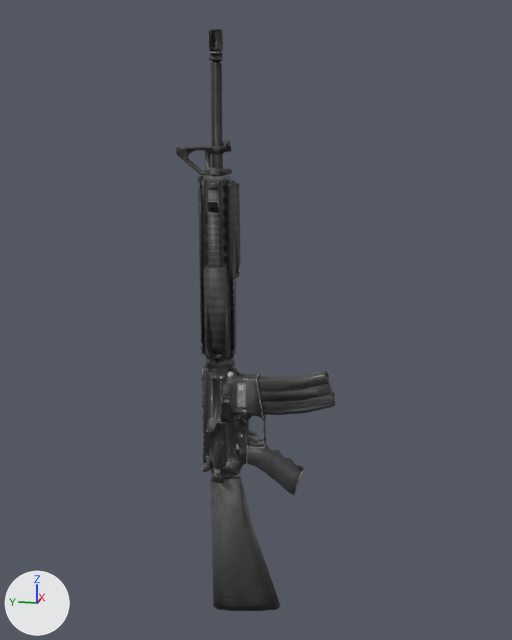
The FBX model HFO/Contents/mods/HFO/media/models_X/weapons/firearm/AssaultRifle.fbx: old version first, new version second.
Both versions are drawn from a 50 mm lens placed at (-0.0069, -0.00153, 0.0036), pointed at (0.00001, -0.00015, 0.00187). Lighting does not change. The marker at lower left points along +X, +Y and +Z. Where no turn or scale is listed for an object, it has been applied to the vertices.

In view in the first picture: 'AssaultRifle'.
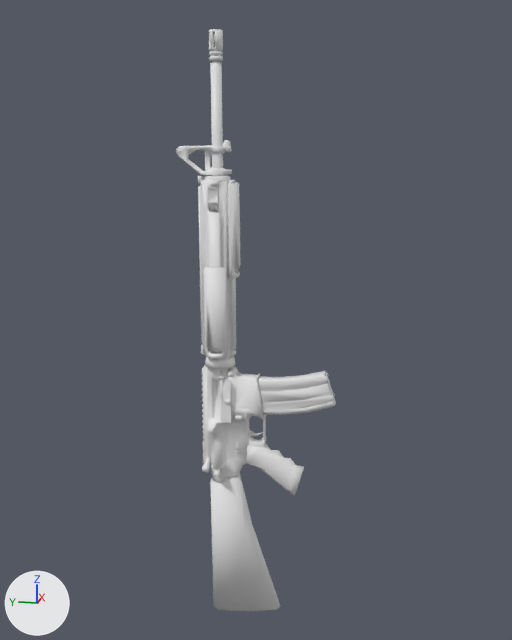
The change, as a diff of the scene's bpy script:
```diff
--- a/HFO/Contents/mods/HFO/media/models_X/weapons/firearm/AssaultRifle.fbx.py
+++ b/HFO/Contents/mods/HFO/media/models_X/weapons/firearm/AssaultRifle.fbx.py
@@ me_assaultrifle @@
 # used by ob_assaultrifle; location = (0.0, 0.0, 0.0)
-me_assaultrifle.from_pydata(...)  # 2002 vertices, 2613 faces; spans x -0.00027..0.00017, y -0.00098..0.00063, z -0.00145..0.00464
+me_assaultrifle.from_pydata(...)  # 2024 vertices, 3605 faces; spans x -0.00027..0.00017, y -0.00098..0.00063, z -0.00145..0.00464
+# me_assaultrifle part 1: 1905 faces spanning x -0.00027..0.00017, y -0.00098..0.00063, z -0.00145..0.00464 switch from mat_assaultrifle (picture img_assaultrifle_png) to no material
```

Location of each change, [x1, y1, x2, y2] in pixels of the pictures (512 x 640 px):
part 1 of me_assaultrifle, recoloured (black to grey): [176, 29, 336, 611] in both
